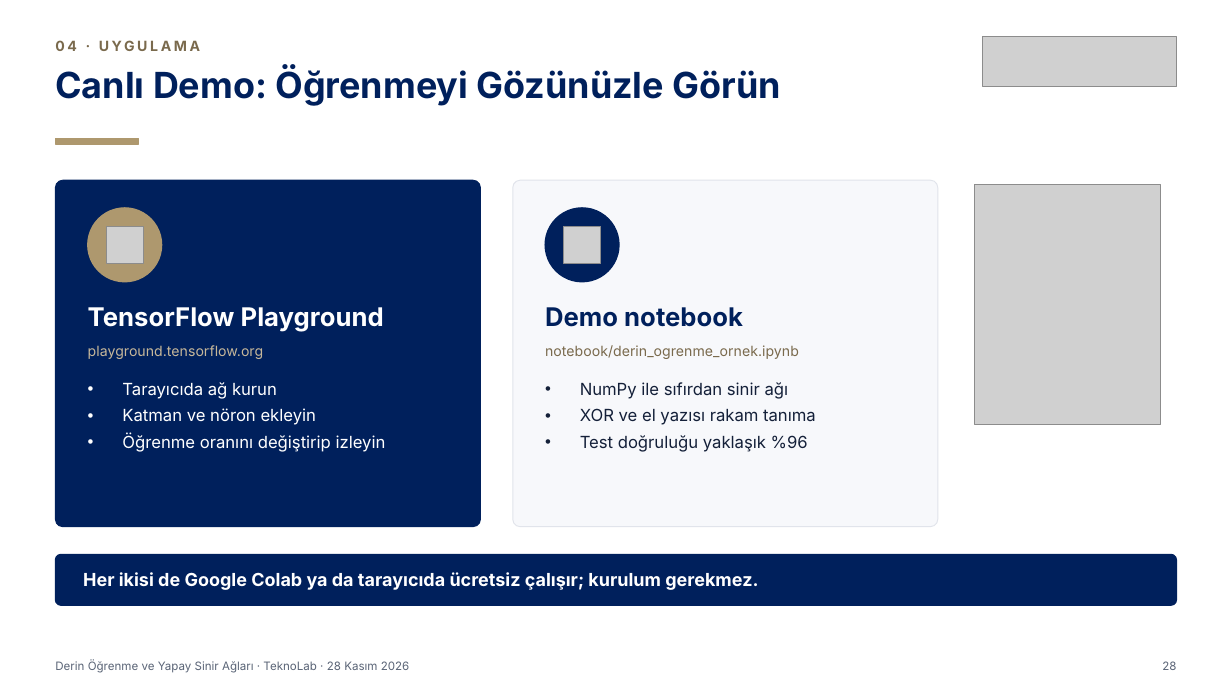
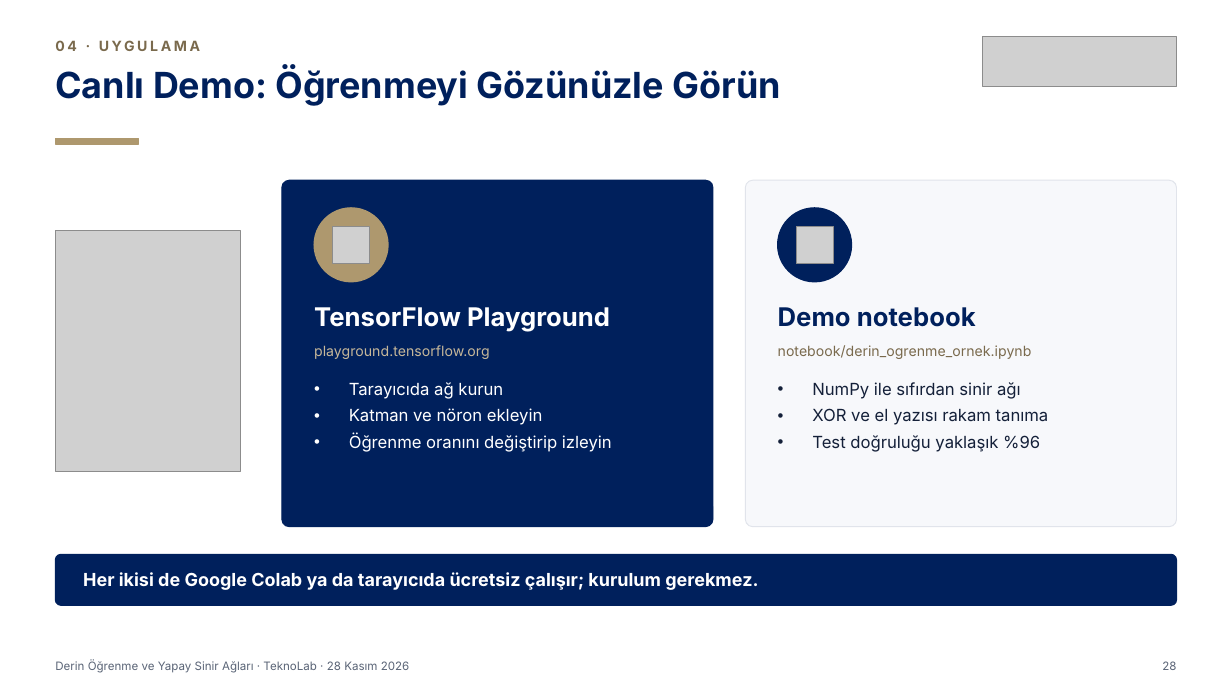
Before and after one commit to kaayra2000/kurslar, a slide deck: slide 28 of sunum/sunum.pptx. Drawn at 1232x693 pixels with LibreOffice and Linux fonts; fonts in the diff are those of the drawing; grey boxes stand for pictures. Boxes give left, top, right and bottom in pixels: in the first picture for what was removed or moved away, otherwise in the second. Text is boxed around its words. In the diff, an @@ line names an element or a change of style, - is before the commit and + after.

Commit message:
performans: sunum görselleri sıkıştırıldı, pptx boyutu yarıya indi
Logo, amblem ve maskot görselleri küçültülüp sıkıştırıldı (3,6 MB -> 1,8 MB).
Canlı demo slaytında maskot, içeriği işaret edecek şekilde sola alındı.

```diff
--- a/sunum/sunum.pptx
+++ b/sunum/sunum.pptx
@@ rounded rectangle: place and size @@
-rounded rectangle at bbox=[55, 180, 481, 527]
+rounded rectangle at bbox=[282, 180, 714, 527]
@@ ellipse: place and size @@
-ellipse at bbox=[88, 208, 162, 282]
+ellipse at bbox=[314, 208, 388, 282]
@@ rounded rectangle: place and size @@
-rounded rectangle at bbox=[513, 180, 938, 527]
+rounded rectangle at bbox=[746, 180, 1177, 527]
@@ ellipse: place and size @@
-ellipse at bbox=[545, 208, 619, 282]
+ellipse at bbox=[778, 208, 852, 282]
@@ picture removed at bbox=[975, 185, 1161, 425] @@
@@ picture added at bbox=[55, 231, 241, 471] @@
@@ picture: place and size @@
-picture at bbox=[106, 226, 143, 263]
+picture at bbox=[333, 226, 370, 263]
@@ picture: place and size @@
-picture at bbox=[564, 226, 601, 263]
+picture at bbox=[797, 226, 834, 263]
@@ text "TensorFlow Playground": place and size @@
-text "TensorFlow Playground" at bbox=[88, 307, 384, 332]
+text "TensorFlow Playground" at bbox=[314, 307, 610, 332]
@@ text "Demo notebook": place and size @@
-text "Demo notebook" at bbox=[545, 307, 743, 327]
+text "Demo notebook" at bbox=[778, 307, 976, 327]
@@ text "playground.tensorflow.org": place and size @@
-text "playground.tensorflow.org" at bbox=[88, 345, 264, 359]
+text "playground.tensorflow.org" at bbox=[314, 345, 490, 359]
@@ text "notebook/derin_ogrenme_ornek.ipynb": place and size @@
-text "notebook/derin_ogrenme_ornek.ipynb" at bbox=[545, 345, 799, 359]
+text "notebook/derin_ogrenme_ornek.ipynb" at bbox=[778, 345, 1032, 359]
@@ text "Tarayıcıda ağ kurun": place and size @@
-text "Tarayıcıda ağ kurun" at bbox=[122, 382, 386, 452]
+text "Tarayıcıda ağ kurun" at bbox=[349, 382, 612, 452]
@@ text "NumPy ile sıfırdan sinir ağı": place and size @@
-text "NumPy ile sıfırdan sinir ağı" at bbox=[580, 382, 816, 452]
+text "NumPy ile sıfırdan sinir ağı" at bbox=[812, 382, 1049, 452]
```
Also in this commit, not shown: 1 other file.
